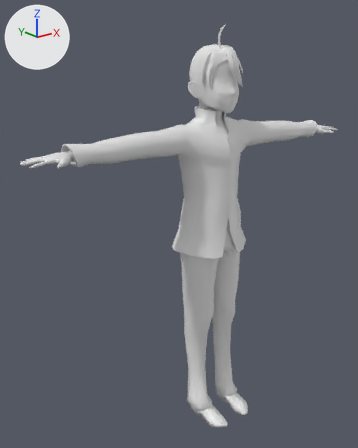
The Blender file 3D Character Controller/Models Raw/Characters/Man/man.blend: old version first, new version second.
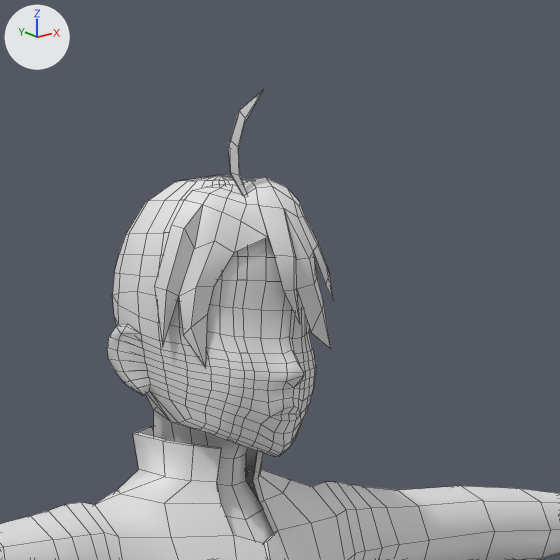
Old and new are each drawn whole from a camera (50 mm lens) standing at (-1.593, -1.691, 1.757) and looking at (-0.135, 0.132, 1.028) and again close up on the part from 45% to 84% of the width and 0% to 31% of the height. The axes (+X, +Y, +Z) are drawn at upper left. The lights are the same throughout. The close-ups show mesh edges as thin lines.

Objects in the first close-up: 'body_a', 'hair_araragi', 'outfit_araragi'.
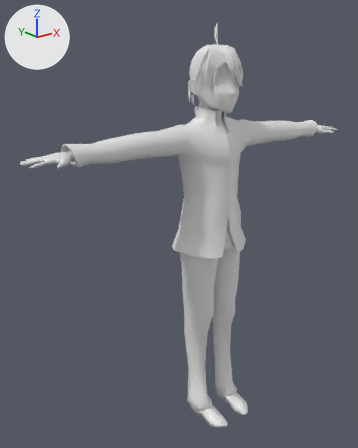
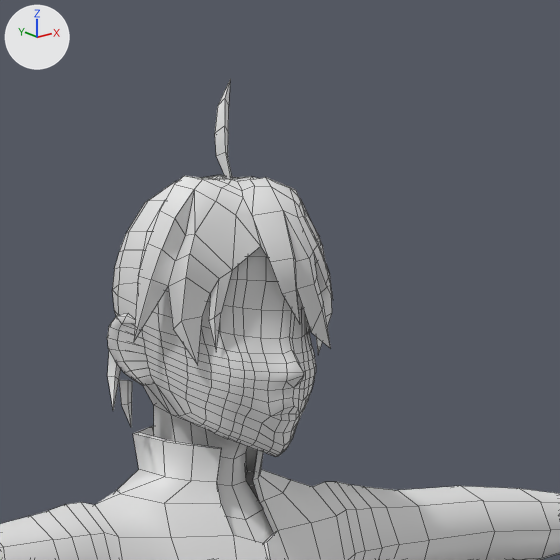
The change, as a diff of the scene's bpy script:
```diff
--- a/3D Character Controller/Models Raw/Characters/Man/man.blend.py
+++ b/3D Character Controller/Models Raw/Characters/Man/man.blend.py
@@ me_cube_003 @@
 # used by ob_hair_araragi; location = (0.0, 0.0, 0.0); scale = (0.103, 0.103, 0.103)
-me_cube_003.from_pydata(...)  # 83 vertices, 71 faces; spans x -1.14..0.65, y -0.96..0.13, z 16.21..18.94
+me_cube_003.from_pydata(...)  # 166 vertices, 141 faces; spans x -1.3..1.26, y -0.96..1.02, z 15.53..19.09
+# me_cube_003 part 1: a new loose piece of 13 vertices spanning x -1.22..-0.75, y 0.67..0.93, z 15.53..16.42
+# me_cube_003 part 2
+# 1 vertex is removed from x -0.73, y -0.35, z 17.03
+# 7 faces are deleted
+# 59 vertices move from x -1.14..0.22, y -0.95..0.13, z 16.21..18.94 to x -1.28..0.26, y -0.95..0.23, z 16.24..19.09
+# 71 vertices are added at x -1.3..1.26, y -0.76..1.02, z 15.68..18.14
+# 69 new faces join them
@@ me_cube_002 @@
 me_cube_002.from_pydata(...)  # 435 vertices, 444 faces; spans x -9.14..0.0, y -0.96..1.62, z 13.35..18.15
 # used by ob_body_a; location = (0.0, 0.0, 0.0); scale = (0.103, 0.103, 0.103)
+# me_cube_002 part 3: 157 of 435 vertices moved; they spanned x -1.22..0.0, y -0.7..1.48, z 14.98..17.55 and now span x -1.22..0.0, y -0.7..1.48, z 14.99..17.58; mean shift (0.0, 0.0, 0.05); largest move (-0.82, 0.55, 15.94) -> (-0.81, 0.46, 16.02)
```

Changed parts and their boxes [x1, y1, x2, y2] in the close-ups (560 x 560 px; the box of a moved part takes in the faces that stretch with it):
'hair_araragi', reshaped (27% wider, 24% taller)
    before: [155, 91, 333, 368]
    after: [107, 81, 333, 426]
part 1 of me_cube_003, added
    after: [107, 351, 132, 426]
part 2 of me_cube_003, built on
    before: [155, 91, 313, 368]
    after: [134, 81, 332, 365]
part 3 of me_cube_002, moved or reshaped
    before: [107, 200, 315, 470]
    after: [107, 201, 315, 470]
